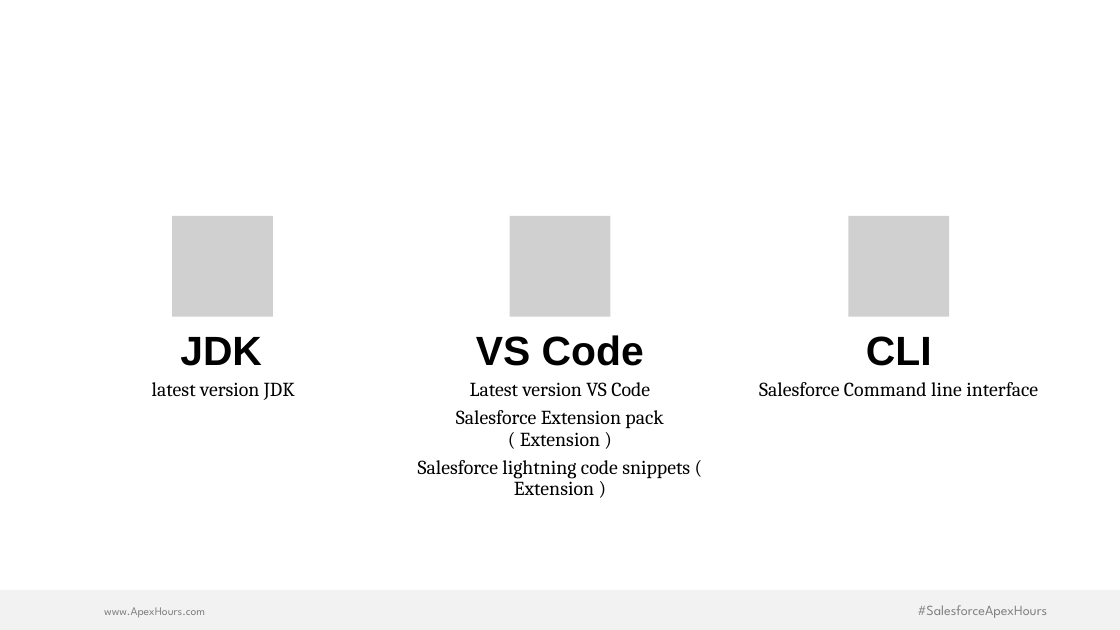
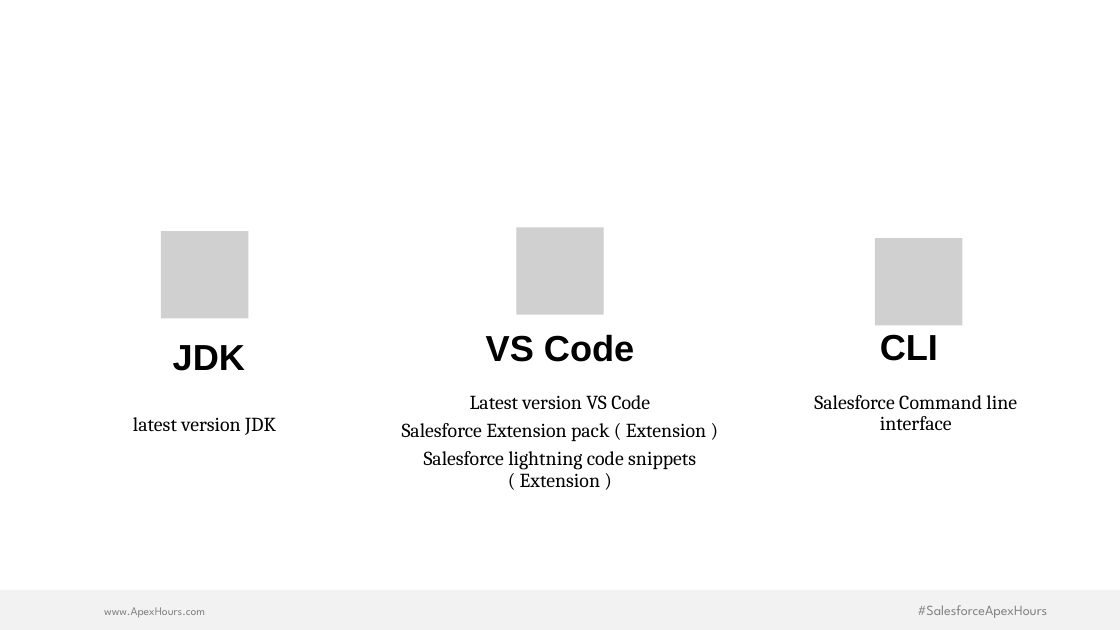
Before and after one commit to amitastreait/apexhours, a slide deck: slide 11 of Dev/Day 12 - Getting Started with Lightning Web Component.pptx. Drawn at 1120x630 pixels with LibreOffice and Linux fonts; fonts in the diff are those of the drawing; grey boxes stand for pictures; background and template pictures are left out. Boxes give left, top, right and bottom in pixels: in the first picture for what was removed or moved away, otherwise in the second. Text is boxed around its words. In the diff, an @@ line names an element or a change of style, - is before the commit and + after.

Commit message:
All PPT Updated

```diff
--- a/Dev/Day 12 - Getting Started with Lightning Web Component.pptx
+++ b/Dev/Day 12 - Getting Started with Lightning Web Component.pptx
@@ picture: place and size @@
-picture at <box>172,216,273,317</box>
+picture at <box>161,231,249,318</box>
@@ picture: place and size @@
-picture at <box>510,216,611,317</box>
+picture at <box>517,228,604,315</box>
@@ picture removed at <box>849,216,949,317</box> @@
@@ picture added at <box>875,238,963,325</box> @@
@@ text "CLI": place and size @@
-text "CLI" at <box>866,336,932,366</box>
+text "CLI" at <box>880,334,938,361</box>
@@ size 35 to 31 pt; less space between paragraphs in 3 elements at <box>486,334,634,362</box>, <box>880,334,938,361</box>, <box>173,345,245,371</box> @@
@@ text "JDK": place and size @@
-text "JDK" at <box>180,337,262,366</box>
+text "JDK" at <box>173,345,245,371</box>
@@ text "VS Code": place and size @@
-text "VS Code" at <box>476,335,644,366</box>
+text "VS Code" at <box>486,334,634,362</box>
@@ text "latest version JDK": place and size @@
-text "latest version JDK" at <box>152,382,295,400</box>
+text "latest version JDK" at <box>133,417,276,435</box>
@@ text "Latest version VS Code" rewrapped from <box>418,382,690,496</box> to <box>402,395,706,488</box> @@
@@ text "Salesforce Command line interface" rewrapped from <box>759,382,1038,396</box> to <box>814,395,1017,431</box> @@
```
Also in this commit, not shown: 1 other file.
